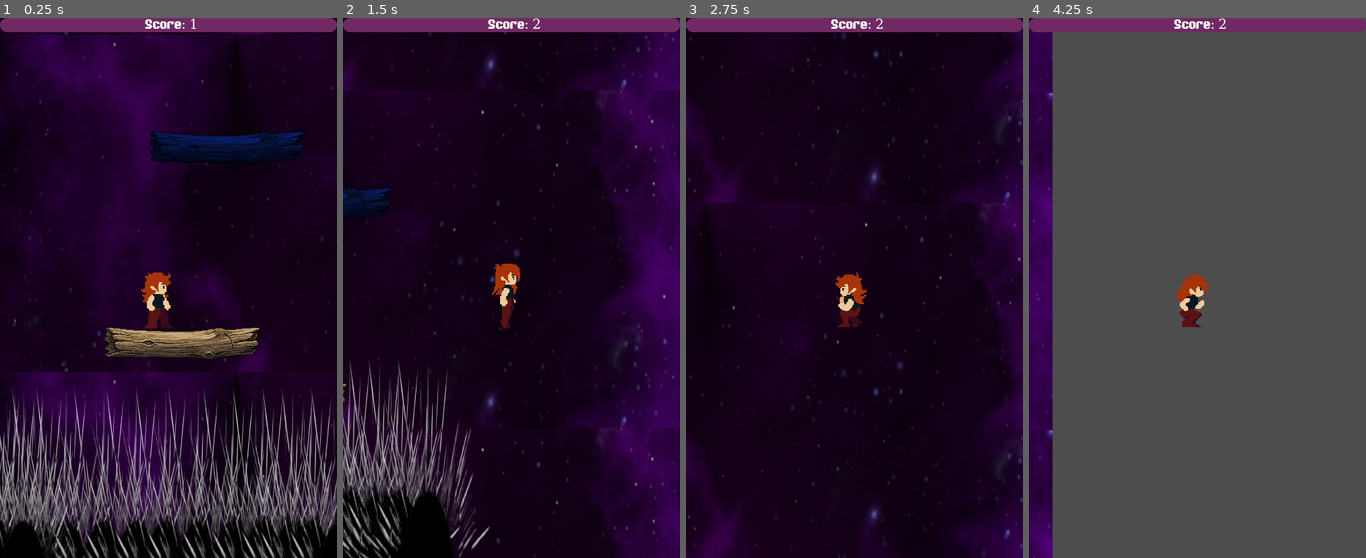
Above: before the commit, frames 1-4 (left to right).
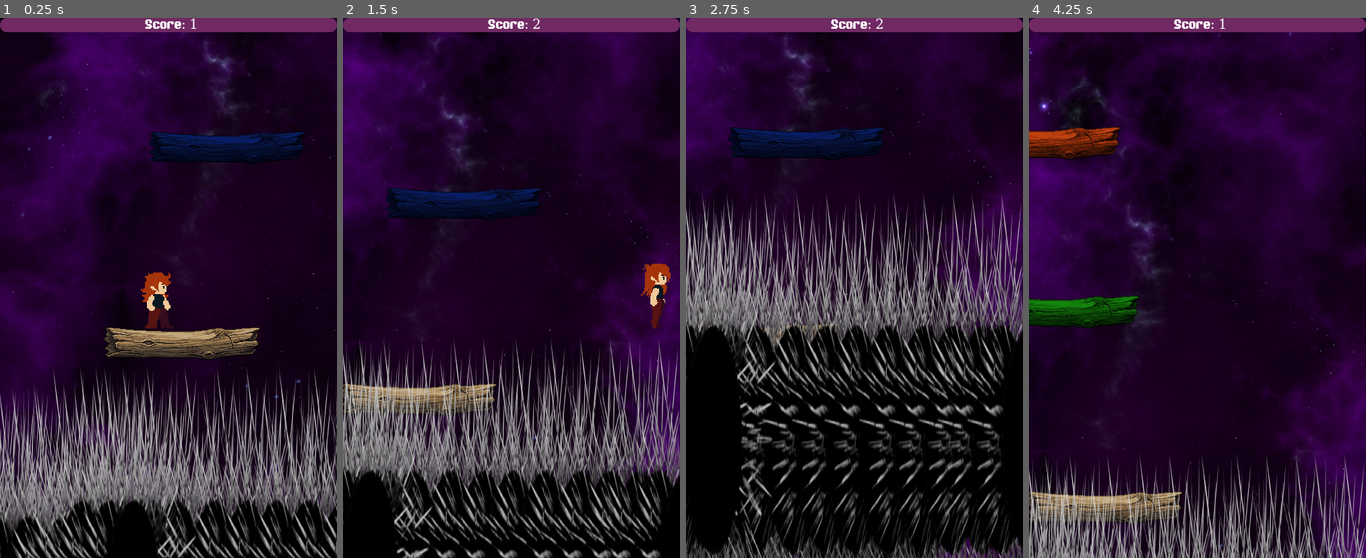
Above: after the commit, the same moments.

Repository: niranjansthaa11-code/jumping-game
Game: Godot game, scene res://Scences/game_manager.tscn
The game is run twice, just before and just after one commit, with the same random seed, the same clock (stepped at 60 frames per second) and the same inputs.
Inputs:
- Up to frame 1 (0.25 s): no input
- Up to frame 2 (1.5 s): tap Enter at 0.5 s; hold Right (Right) from 0.53 s (still down); tap Alt at 0.6 s; tap Space (jump) at 0.77 s; tap Shift at 1.35 s
- Up to frame 3 (2.75 s): tap Space (jump) at 1.52 s; release Right (Right) at 2.03 s; hold Left (Left) from 2.03 s (still down); tap Alt at 2.1 s
- Up to frame 4 (4.25 s): release Left (Left) at 2.78 s; hold Right (Right) from 2.78 s (still down); tap Shift at 2.85 s; tap Space (jump) at 3.02, 3.77 s; tap Alt at 3.6 s

The runs differ from the first frame. In frame 1, 29% of the frame differs, in the area x 0-100%, y 2-100%; in frame 2, 40%; in frame 3, 44%; in frame 4, 93%, in the area x 0-100%, y 0-100%.

Commit message:
just arranged background smoothly and done some little coding

Diff:
--- a/Scences/game_manager.tscn
+++ b/Scences/game_manager.tscn
@@ -2,8 +2,8 @@
 
 [ext_resource type="PackedScene" uid="uid://dyg5a1qw6lbvt" path="res://Scences/player.tscn" id="1_7h65x"]
 [ext_resource type="Script" uid="uid://dggpj5u5q12sl" path="res://scripts/game_manager.gd" id="1_erdem"]
+[ext_resource type="Texture2D" uid="uid://ciwpbaeir8q4l" path="res://Assets/Background/againbg.png" id="2_p2wod"]
 [ext_resource type="PackedScene" uid="uid://dgxec3y7ksfli" path="res://Scences/floor.tscn" id="3_cvrwf"]
-[ext_resource type="Texture2D" uid="uid://bbv5lgtqe6aon" path="res://Assets/Background/Purple_Nebula_03-512x512.png" id="4_erdem"]
 [ext_resource type="AudioStream" uid="uid://dodxrnpcbnp2b" path="res://Assets/Music/dead.mp3" id="5_ku2p1"]
 [ext_resource type="PackedScene" uid="uid://bw08ihafslfft" path="res://Scences/black_hole.tscn" id="5_oait6"]
 [ext_resource type="Script" uid="uid://deilpkf15n3gj" path="res://scripts/blackhole.gd" id="5_y7cpi"]
@@ -11,10 +11,10 @@
 [ext_resource type="Script" uid="uid://d2bjub1waubj" path="res://scripts/spwanner.gd" id="8_144yx"]
 [ext_resource type="AudioStream" uid="uid://dlqxt1otbjalh" path="res://Assets/Music/background_music.mp3" id="9_n5h5e"]
 [ext_resource type="FontFile" uid="uid://dvh0cmmo4y4wl" path="res://Assets/Fonts/GamepauseddemoRegular-RpmY6.otf" id="10_f18hu"]
-[ext_resource type="Texture2D" uid="uid://kfo1p0y6cko2" path="res://Assets/Background/df-removebg-preview.png" id="10_p2wod"]
+[ext_resource type="Texture2D" uid="uid://c8opuqnbkg3vt" path="res://Assets/Background/07dcf478-207e-4272-a999-f5a807614d22.jpg" id="10_p2wod"]
 
 [sub_resource type="RectangleShape2D" id="RectangleShape2D_y7cpi"]
-size = Vector2(1248, 408)
+size = Vector2(2016, 408)
 
 [sub_resource type="Curve" id="Curve_ku2p1"]
 _data = [Vector2(0.03374234, 0.9552573), 0.0, 0.0, 0, 0, Vector2(0.9539877, 0), 0.0, 0.0, 0, 0]
@@ -51,13 +51,12 @@
 script = ExtResource("1_erdem")
 
 [node name="Parallax2D" type="Parallax2D" parent="."]
-repeat_size = Vector2(0, 500)
+repeat_size = Vector2(0, 1020)
 repeat_times = 5
 
 [node name="Sprite2D" type="Sprite2D" parent="Parallax2D"]
-position = Vector2(192, 8.000008)
-scale = Vector2(2.2070313, 3.4108665)
-texture = ExtResource("4_erdem")
+position = Vector2(24, 0)
+texture = ExtResource("2_p2wod")
 
 [node name="CharacterBody2D" parent="." instance=ExtResource("1_7h65x")]
 texture_filter = 1
@@ -83,7 +82,7 @@
 position = Vector2(200, 8)
 
 [node name="CollisionShape2D" parent="Blackhole/Main_one" index="0"]
-position = Vector2(272, -124)
+position = Vector2(216, -124)
 shape = SubResource("RectangleShape2D_y7cpi")
 
 [node name="Sprite2D" parent="Blackhole/Main_one" index="1"]
@@ -169,10 +168,160 @@
 stream = ExtResource("5_ku2p1")
 volume_db = 16.948
 
+[node name="Sprite2D17" type="Sprite2D" parent="Blackhole/Main_one"]
+position = Vector2(-608, 4)
+scale = Vector2(1, 2)
+texture = ExtResource("7_4eofb")
+
+[node name="Sprite2D18" type="Sprite2D" parent="Blackhole/Main_one"]
+position = Vector2(-528, 4)
+scale = Vector2(1, 2)
+texture = ExtResource("7_4eofb")
+
+[node name="Sprite2D19" type="Sprite2D" parent="Blackhole/Main_one"]
+position = Vector2(-456, 4)
+scale = Vector2(1, 2)
+texture = ExtResource("7_4eofb")
+
+[node name="Sprite2D20" type="Sprite2D" parent="Blackhole/Main_one"]
+position = Vector2(-344, 4)
+scale = Vector2(1, 2)
+texture = ExtResource("7_4eofb")
+
+[node name="Sprite2D21" type="Sprite2D" parent="Blackhole/Main_one"]
+position = Vector2(-248, 4)
+scale = Vector2(1, 2)
+texture = ExtResource("7_4eofb")
+
+[node name="Sprite2D22" type="Sprite2D" parent="Blackhole/Main_one"]
+position = Vector2(-160, 4)
+scale = Vector2(1, 2)
+texture = ExtResource("7_4eofb")
+
+[node name="Sprite2D23" type="Sprite2D" parent="Blackhole/Main_one"]
+position = Vector2(-64, 4)
+scale = Vector2(1, 2)
+texture = ExtResource("7_4eofb")
+
+[node name="Sprite2D24" type="Sprite2D" parent="Blackhole/Main_one"]
+position = Vector2(40, 4)
+scale = Vector2(1, 2)
+texture = ExtResource("7_4eofb")
+
+[node name="Sprite2D25" type="Sprite2D" parent="Blackhole/Main_one"]
+position = Vector2(128, 4)
+scale = Vector2(1, 2)
+texture = ExtResource("7_4eofb")
+
+[node name="Sprite2D26" type="Sprite2D" parent="Blackhole/Main_one"]
+position = Vector2(216, 4)
+scale = Vector2(1, 2)
+texture = ExtResource("7_4eofb")
+
+[node name="Sprite2D27" type="Sprite2D" parent="Blackhole/Main_one"]
+position = Vector2(272, 4)
+scale = Vector2(1, 2)
+texture = ExtResource("7_4eofb")
+
+[node name="Sprite2D28" type="Sprite2D" parent="Blackhole/Main_one"]
+position = Vector2(360, 4)
+scale = Vector2(1, 2)
+texture = ExtResource("7_4eofb")
+
+[node name="Sprite2D29" type="Sprite2D" parent="Blackhole/Main_one"]
+position = Vector2(-734, 4)
+scale = Vector2(1, 2)
+texture = ExtResource("7_4eofb")
+
+[node name="Sprite2D30" type="Sprite2D" parent="Blackhole/Main_one"]
+position = Vector2(-654, 4)
+scale = Vector2(1, 2)
+texture = ExtResource("7_4eofb")
+
+[node name="Sprite2D31" type="Sprite2D" parent="Blackhole/Main_one"]
+position = Vector2(-582, 4)
+scale = Vector2(1, 2)
+texture = ExtResource("7_4eofb")
+
+[node name="Sprite2D32" type="Sprite2D" parent="Blackhole/Main_one"]
+position = Vector2(224, -20)
+scale = Vector2(1, 2)
+texture = ExtResource("7_4eofb")
+
+[node name="Sprite2D33" type="Sprite2D" parent="Blackhole/Main_one"]
+position = Vector2(304, -20)
+scale = Vector2(1, 2)
+texture = ExtResource("7_4eofb")
+
+[node name="Sprite2D34" type="Sprite2D" parent="Blackhole/Main_one"]
+position = Vector2(376, -20)
+scale = Vector2(1, 2)
+texture = ExtResource("7_4eofb")
+
+[node name="Sprite2D35" type="Sprite2D" parent="Blackhole/Main_one"]
+position = Vector2(488, -20)
+scale = Vector2(1, 2)
+texture = ExtResource("7_4eofb")
+
+[node name="Sprite2D36" type="Sprite2D" parent="Blackhole/Main_one"]
+position = Vector2(584, -20)
+scale = Vector2(1, 2)
+texture = ExtResource("7_4eofb")
+
+[node name="Sprite2D37" type="Sprite2D" parent="Blackhole/Main_one"]
+position = Vector2(672, -20)
+scale = Vector2(1, 2)
+texture = ExtResource("7_4eofb")
+
+[node name="Sprite2D38" type="Sprite2D" parent="Blackhole/Main_one"]
+position = Vector2(768, -20)
+scale = Vector2(1, 2)
+texture = ExtResource("7_4eofb")
+
+[node name="Sprite2D39" type="Sprite2D" parent="Blackhole/Main_one"]
+position = Vector2(872, -20)
+scale = Vector2(1, 2)
+texture = ExtResource("7_4eofb")
+
+[node name="Sprite2D40" type="Sprite2D" parent="Blackhole/Main_one"]
+position = Vector2(960, -20)
+scale = Vector2(1, 2)
+texture = ExtResource("7_4eofb")
+
+[node name="Sprite2D41" type="Sprite2D" parent="Blackhole/Main_one"]
+position = Vector2(1048, -20)
+scale = Vector2(1, 2)
+texture = ExtResource("7_4eofb")
+
+[node name="Sprite2D42" type="Sprite2D" parent="Blackhole/Main_one"]
+position = Vector2(1104, -20)
+scale = Vector2(1, 2)
+texture = ExtResource("7_4eofb")
+
+[node name="Sprite2D43" type="Sprite2D" parent="Blackhole/Main_one"]
+position = Vector2(1192, -20)
+scale = Vector2(1, 2)
+texture = ExtResource("7_4eofb")
+
+[node name="Sprite2D44" type="Sprite2D" parent="Blackhole/Main_one"]
+position = Vector2(98, -20)
+scale = Vector2(1, 2)
+texture = ExtResource("7_4eofb")
+
+[node name="Sprite2D45" type="Sprite2D" parent="Blackhole/Main_one"]
+position = Vector2(178, -20)
+scale = Vector2(1, 2)
+texture = ExtResource("7_4eofb")
+
+[node name="Sprite2D46" type="Sprite2D" parent="Blackhole/Main_one"]
+position = Vector2(250, -20)
+scale = Vector2(1, 2)
+texture = ExtResource("7_4eofb")
+
 [node name="GPUParticles2D" type="GPUParticles2D" parent="Blackhole"]
-position = Vector2(16.000061, -432)
+position = Vector2(2656, -112)
 scale = Vector2(1e-05, 1e-05)
-amount = 50
+amount = 200
 texture = ExtResource("10_p2wod")
 process_material = SubResource("ParticleProcessMaterial_ku2p1")
 
--- a/Scences/player.tscn
+++ b/Scences/player.tscn
@@ -287,6 +287,8 @@
 
 [node name="Camera2D" type="Camera2D" parent="."]
 position = Vector2(8, -8)
+limit_left = -480
+limit_right = 500
 
 [node name="Area2D" type="Area2D" parent="."]
 
--- a/scripts/spwanner.gd
+++ b/scripts/spwanner.gd
@@ -25,7 +25,7 @@
 
 	# Random Modulation (The color tint)
 	new_log.modulate = Color(randf(), randf(), randf(), 1.0)
-	if randf() < 0.2:
+	if randf() < 0.5:
 		new_log.is_fake = true
 		# Maybe give fake logs a specific tint so the player can guess?
 		new_log.modulate = Color(1, 0, 0, 1) # Bright Red warning
Binary file added: Assets/Background/againbg.png
Not shown, added: Assets/Background/againbg.png.import
Binary file added: Assets/Background/backg.png
Not shown, added: Assets/Background/backg.png.import
Binary file added: Assets/Sprites/log2.png
Not shown, added: Assets/Sprites/log2.png.import
